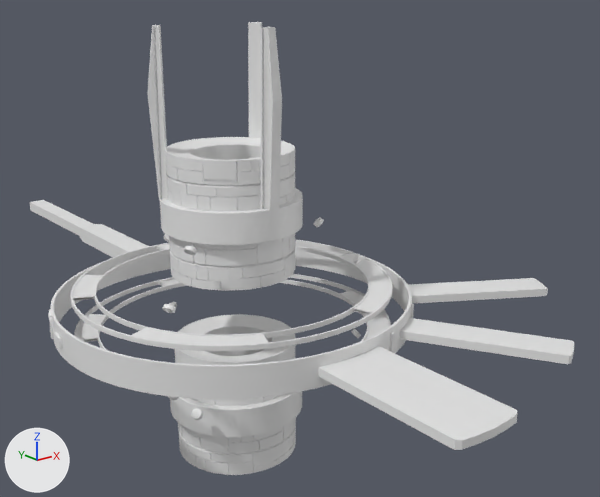
The OBJ model cosmodrone/assets/station-parts/generated/platform_body.obj: old version first, new version second.
Before and after are seen from a camera (50 mm lens) standing at (-2.26, -3.37, 1.56) and looking at (0.58, 0.18, 0.14). Lighting does not change. The marker at lower left points along +X, +Y and +Z. Where no turn or scale is listed for an object, it has been applied to the vertices.

The scene before the commit, as lines of its bpy script (objects in view):
```python
me_cube_003_cube_100 = bpy.data.meshes.new('Cube.003_Cube.100')
me_cube_003_cube_100.from_pydata(...)  # 90 vertices, 168 faces; spans x -0.346..0.346, y -0.385..0.215, z 0.568..1.396
me_platform_body_cylinder_073 = bpy.data.meshes.new('Platform_Body_Cylinder.073')
me_platform_body_cylinder_073.from_pydata(...)  # 5010 vertices, 9604 faces; spans x -0.91..1.5, y -1.69..2.63, z -0.81..0.81
me_platform_panels_cylinder_037 = bpy.data.meshes.new('Platform_Panels_Cylinder.037')
me_platform_panels_cylinder_037.from_pydata(...)  # 4576 vertices, 8288 faces; spans x -0.32..0.32, y -0.32..0.32, z -0.81..0.81
ob_cube_003_cube_100 = bpy.data.objects.new('Cube.003_Cube.100', me_cube_003_cube_100)
ob_cube_003_cube_100.location = (0.0, 0.0, 0.0)
ob_platform_body_cylinder_073 = bpy.data.objects.new('Platform_Body_Cylinder.073', me_platform_body_cylinder_073)
ob_platform_body_cylinder_073.location = (0.0, 0.0, 0.0)
ob_platform_panels_cylinder_037 = bpy.data.objects.new('Platform_Panels_Cylinder.037', me_platform_panels_cylinder_037)
ob_platform_panels_cylinder_037.location = (0.0, 0.0, 0.0)
```
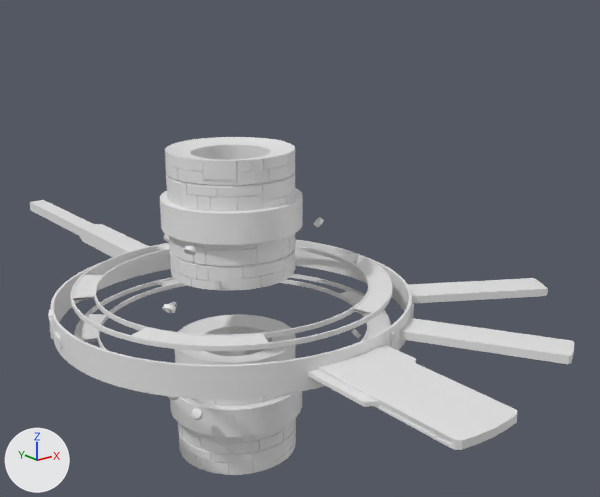
Boxes (x1, y1, x2, y2) around the edits, measured in the pictures (600 x 497 px):
'Cube.003_Cube.100', deleted: before (147, 22, 282, 212)
part 1 of me_platform_body_cylinder_073, added: after (308, 345, 455, 450)

The change, as a list of edits to the scene's bpy script:
```text
Change me_platform_body_cylinder_073:
    used by ob_platform_body_cylinder_073; location = (0.0, 0.0, 0.0)
    remove me_platform_body_cylinder_073.from_pydata(...)  # 5010 vertices, 9604 faces; spans x -0.91..1.5, y -1.69..2.63, z -0.81..0.81
    add me_platform_body_cylinder_073.from_pydata(...)  # 5042 vertices, 9660 faces; spans x -0.91..1.5, y -1.69..2.63, z -0.81..0.81
    me_platform_body_cylinder_073 part 1: 32 vertices added at x -0.22..0.23, y -1.65..-0.87, z -0.01..0.01
Remove ob_cube_003_cube_100:
    ob_cube_003_cube_100 = bpy.data.objects.new('Cube.003_Cube.100', me_cube_003_cube_100)
    ob_cube_003_cube_100.location = (0.0, 0.0, 0.0)
```
